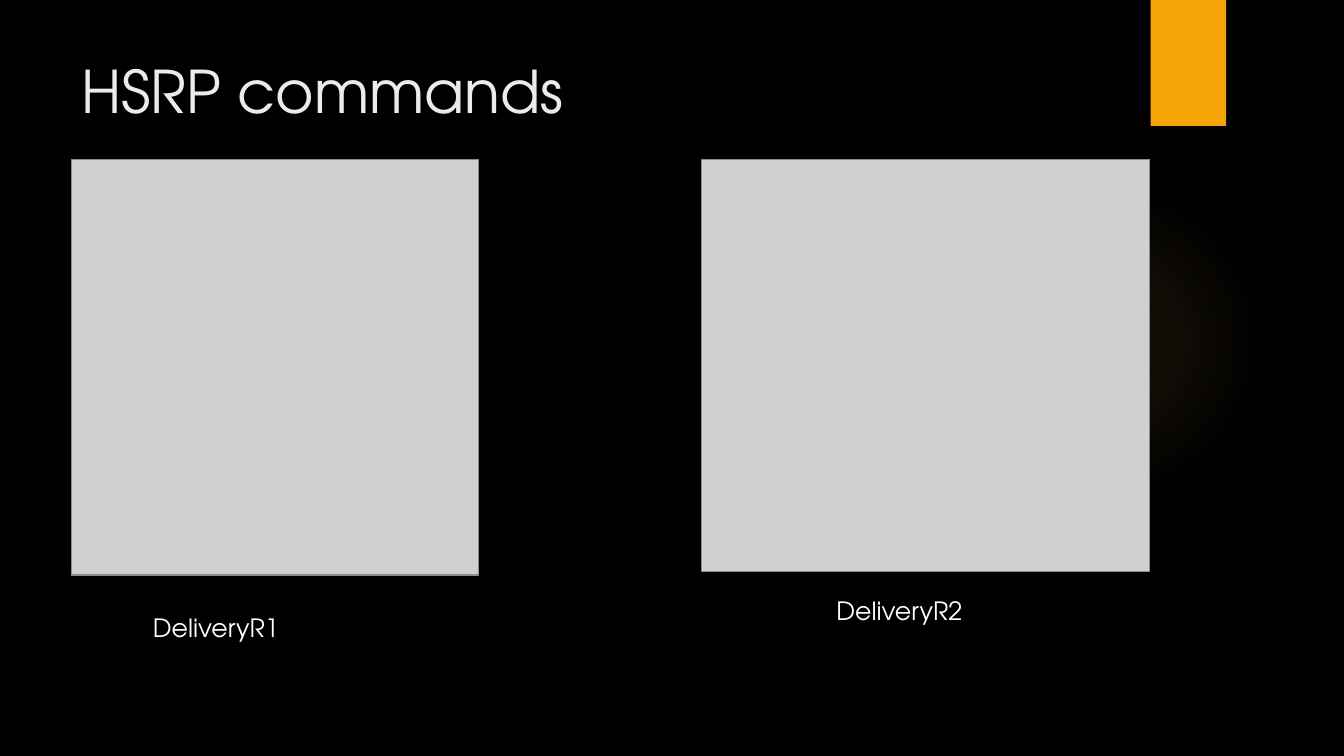
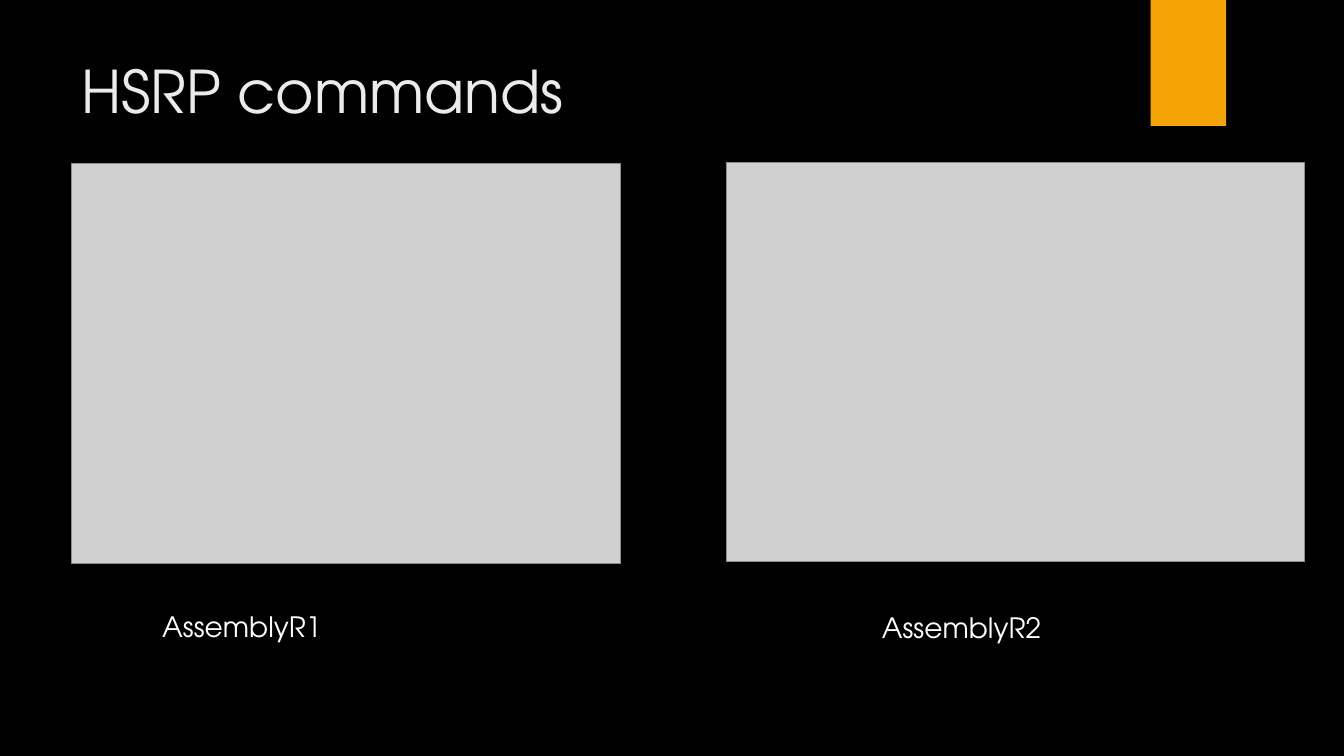
Before and after one commit to LajkaK2006/BorsodNet, a slide deck: slide 18 of BorsodNet.pptx (slide 17 before the commit). Drawn at 1344x756 pixels with LibreOffice and Linux fonts; fonts in the diff are those of the drawing; grey boxes stand for pictures; background and template pictures are left out. Boxes give left, top, right and bottom in pixels: in the first picture for what was removed or moved away, otherwise in the second. Text is boxed around its words. In the diff, an @@ line names an element or a change of style, - is before the commit and + after.

```diff
--- a/BorsodNet.pptx
+++ b/BorsodNet.pptx
@@ picture: place and size @@
-picture at box(72, 159, 479, 576)
+picture at box(72, 163, 621, 564)
@@ picture: place and size @@
-picture at box(702, 159, 1150, 572)
+picture at box(727, 162, 1305, 562)
@@ ellipse removed at box(949, 185, 1259, 495) @@
@@ text removed at box(153, 618, 279, 642) @@
-DeliveryR1
@@ text added at box(162, 616, 321, 643), 20 pt, text #FFFFFF @@
+AssemblyR1
@@ text removed at box(836, 601, 962, 625) @@
-DeliveryR2
@@ text added at box(882, 617, 1041, 644), 20 pt, text #FFFFFF @@
+AssemblyR2
```
Also in this commit, not shown: 5 other slides changed, 5 slides added, 2 slides removed.
